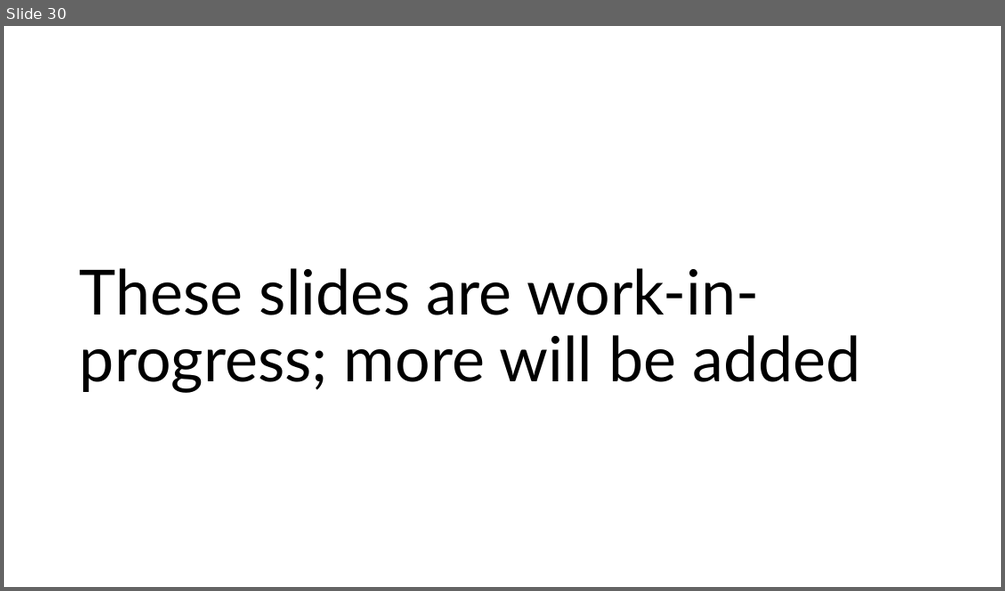
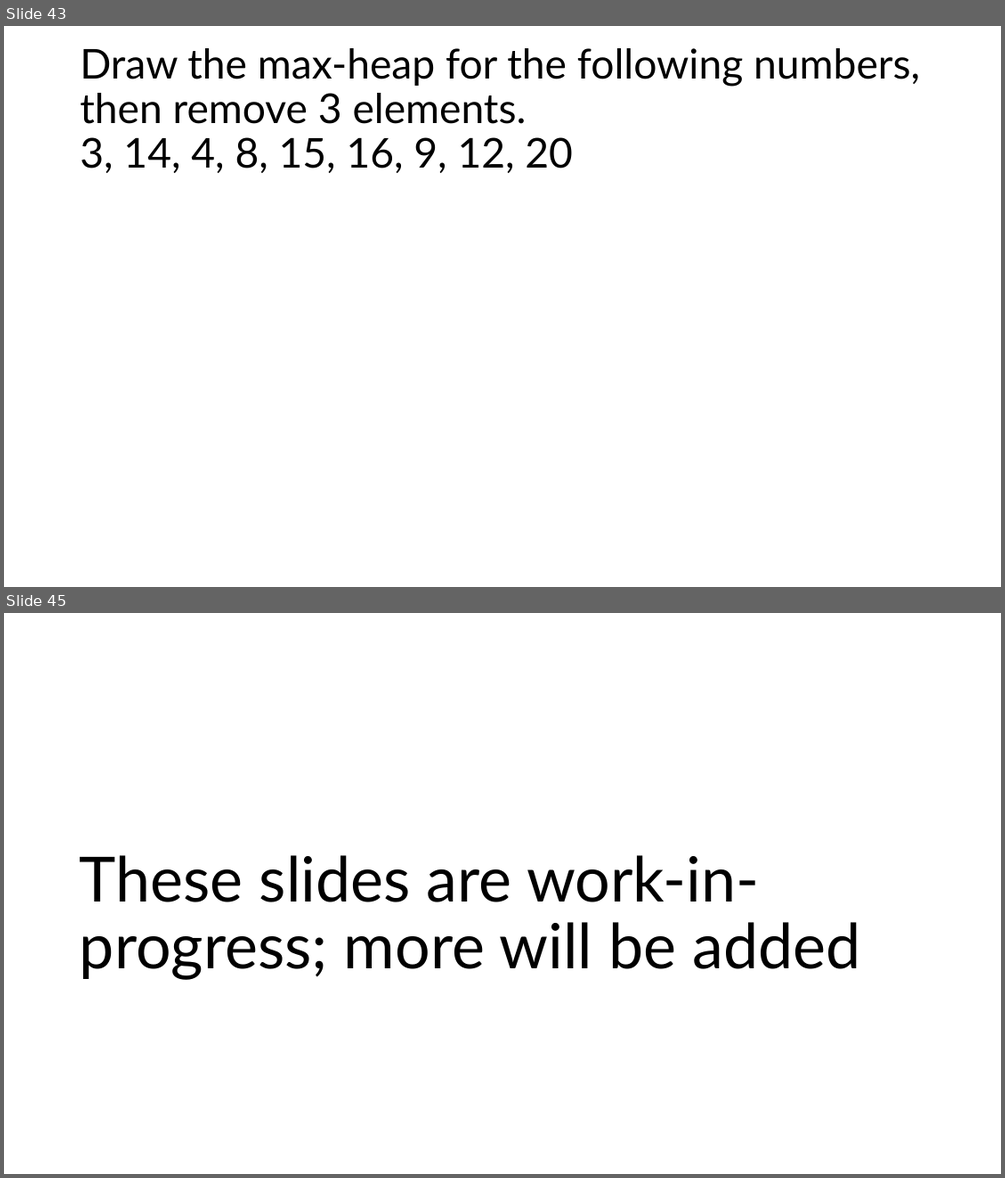
Before and after one commit to SMC-CS-374-Sp26/Unit-2-Data-Structures, a slide deck: 374 DS in detail.pptx. Shown one above the other, each under a label of ours: slide 30 before the commit, slides 43 and 45 after it; the slides between them are not shown. The pictures are 1005x591 and 1005x1178 pixels, drawn with LibreOffice and Linux fonts; fonts in the diff are those of the drawing. Boxes give left, top, right and bottom in pixels: in the first picture for what was removed or moved away, otherwise in the second. Text is boxed around its words. In the diff, an @@ line names an element or a change of style, - is before the commit and + after.

```diff
--- a/374 DS in detail.pptx
+++ b/374 DS in detail.pptx
@@ slide 43 added at [4,26,1001,587], background #FFFFFF @@
@@ title added at [80,48,920,173], 39.6 pt, text #000000 @@
+Draw the max-heap for the following numbers, then remove 3 elements.
+3, 14, 4, 8, 15, 16, 9, 12, 20
@@ what was slide 30 is now slide 45 @@
```
Also in this commit, not shown: 14 other slides added, 1 other file.
